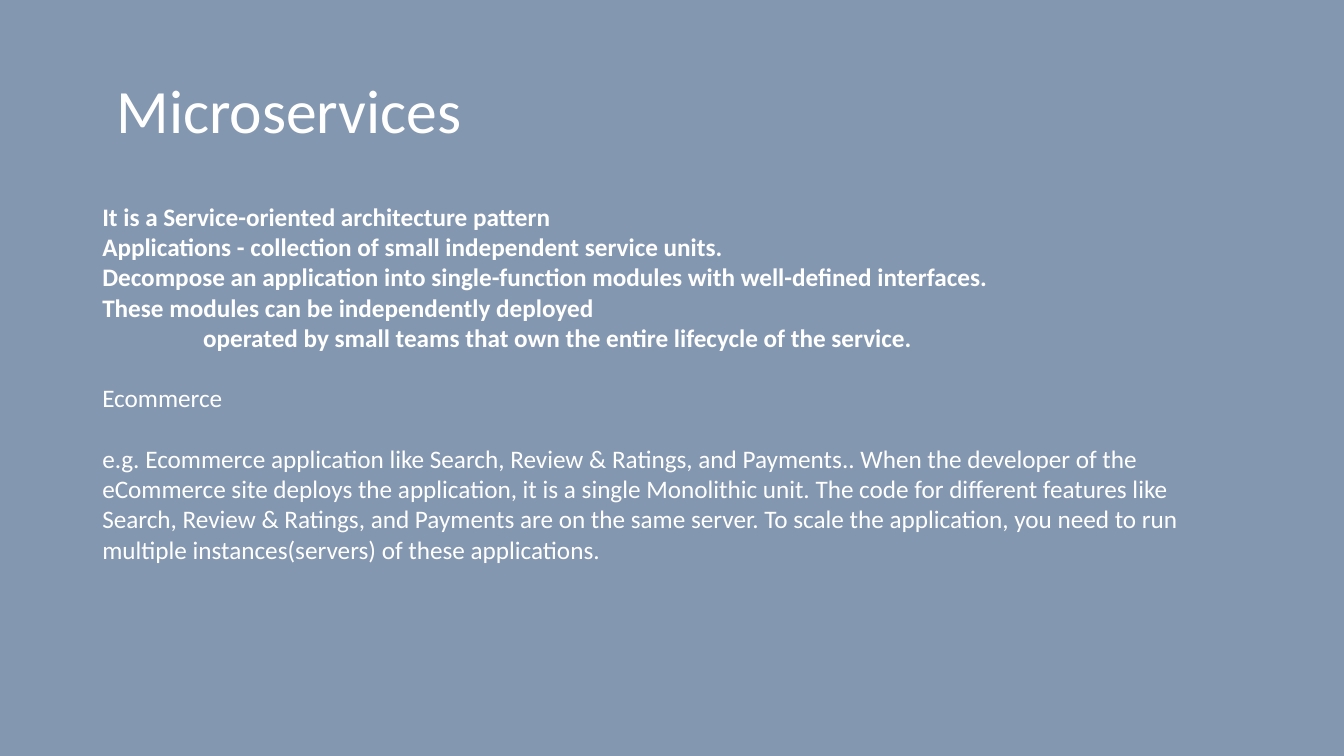
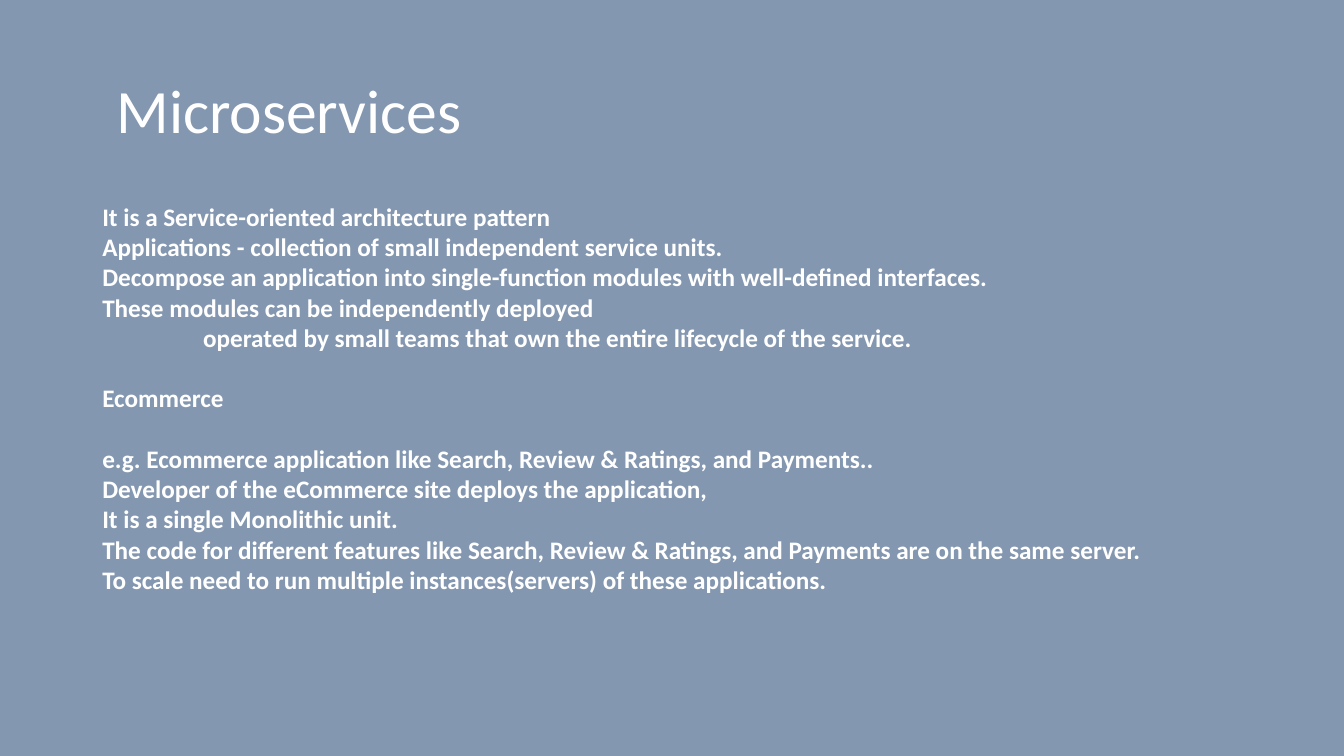
Before and after one commit to vilasvarghese/microservices, a slide deck: slide 8 of training/day1/1MicroservicesDay1.pptx (slide 9 before the commit). Drawn at 1344x756 pixels with LibreOffice and Linux fonts; fonts in the diff are those of the drawing. Boxes give left, top, right and bottom in pixels: in the first picture for what was removed or moved away, otherwise in the second. Text is boxed around its words. In the diff, an @@ line names an element or a change of style, - is before the commit and + after.

```diff
--- a/training/day1/1MicroservicesDay1.pptx
+++ b/training/day1/1MicroservicesDay1.pptx
@@ text at (102, 390, 223, 407): bold on in "Ecommerce" @@
@@ text at (102, 450, 1140, 593): text changed; bold on @@
-e.g. Ecommerce application like Search, Review & Ratings, and Payments.. When the developer of the eCommerce site deploys the application, it is a single Monolithic unit. The code for different features like Search, Review & Ratings, and Payments are on the same server. To scale the application, you need to run multiple instances(servers) of these applications.
+e.g. Ecommerce application like Search, Review & Ratings, and Payments..
+Developer of the eCommerce site deploys the application,
+It is a single Monolithic unit.
+The code for different features like Search, Review & Ratings, and Payments are on the same server.
+To scale need to run multiple instances(servers) of these applications.
```
Also in this commit, not shown: 11 other slides changed, 2 slides added, 2 slides removed, 15 other files.
